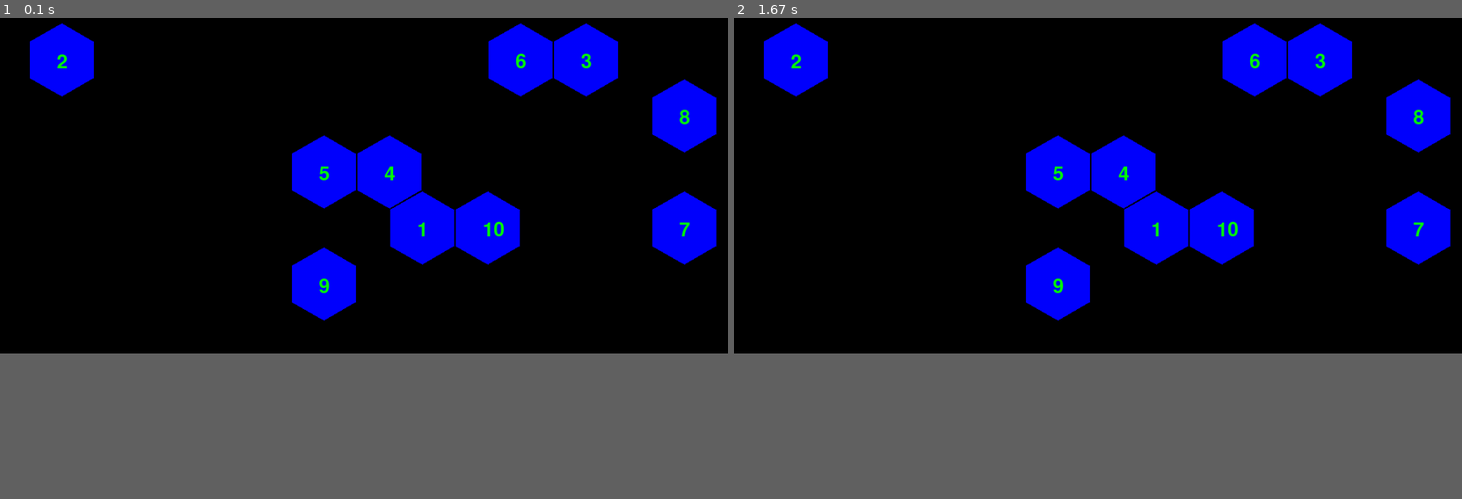
Above: before the commit, frames 1-2 (left to right).
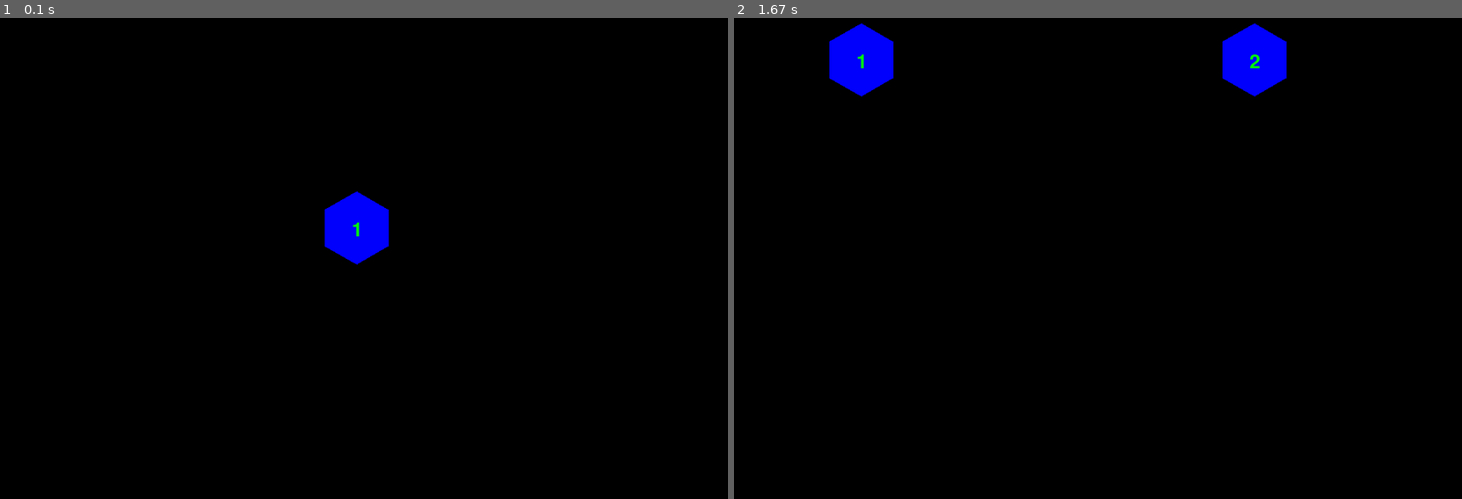
Above: after the commit, the same moments.

Repository: znavarra/Memory-Game
Game: pygame game, started from memory pygame.py
The game is run twice, just before and just after one commit, with the same random seed, the same clock (stepped at 60 frames per second) and the same inputs.
Inputs (mouse positions are in pixels of both pictures, inside the frame that each line leads up to):
- Up to frame 1 (0.1 s): no input
- Up to frame 2 (1.67 s): click (1098, 244) at 0.38 s
In our replay, the window is 900x450 before the commit and 900x630 after it. These sizes can differ from the game's own. Grey fills any space a smaller window leaves; there, only what the larger window draws over its background counts as a difference.

The runs differ from the first frame. In frame 1, 11% of the frame differs, in the area x 4-99%, y 1-64%; in frame 2, 10%.

Commit message:
implemented game over and restart screen

Diff:
--- a/memory pygame.py
+++ b/memory pygame.py
@@ -6,19 +6,21 @@
 pygame.init()
 
 width = 1000
-height = 500
+height = 700
 blue = (0, 0, 255)
 red = (255, 0, 0)
 green = (0, 255, 0)
+black = (0, 0 , 0)
 font = pygame.font.SysFont(None, 40)
-
-r = 50
+game_over_font = pygame.font.SysFont(None, 100)
+play_again_font = pygame.font.SysFont(None, 60)
+play_again_rect = Rect(300, 300, 300, 100)
 
 hexes = {}
+clicked = {}
 order = {}
-
-sample = random.sample(range(0,52), 10)
-
+sample = []
+r = 50
 count = 0
 for k in range(5):
 
@@ -39,21 +41,44 @@
         ]
 
         hexes[count] = array
+        clicked[count] = False
         count += 1
 
 screen = pygame.display.set_mode((width,height))
 
-for hex in list(hexes.keys()):
-    if hex in sample:
-        pygame.draw.polygon(screen, blue, hexes[hex])
+def generate_polygons(num):
 
-label = 1
-for samp in sample:
-    order[samp] = label
-    label_text = f"{label}"
-    label_img = font.render(label_text, True, green)
-    screen.blit(label_img, (hexes[samp][0][0] - 7, ((hexes[samp][1][1] + hexes[samp][2][1]) / 2) - 10))
-    label += 1
+    global sample, order, clicks
+
+    clicks = 0
+    order = {}
+    sample = []
+    sample = random.sample(range(0,52), num)
+
+    label = 1
+    for samp in sample:
+        pygame.draw.polygon(screen, blue, hexes[samp]) #producing tiles
+
+        order[samp] = label #producing tile numbers
+        label_text = f"{label}"
+        label_img = font.render(label_text, True, green)
+        screen.blit(label_img, (hexes[samp][0][0] - 7, ((hexes[samp][1][1] + hexes[samp][2][1]) / 2) - 10))
+        clicked[samp] = False
+        label += 1
+
+def play_again():
+    global game_over
+    screen.fill(black)
+    game_over_text = "Game Over"
+    game_over_img = game_over_font.render(game_over_text, True, red)
+    screen.blit(game_over_img, (300,150))
+
+    pygame.draw.rect(screen,red,play_again_rect)
+    play_again_text = "Play Again"
+    play_again_img = play_again_font.render(play_again_text, True, black)
+    screen.blit(play_again_img, (325,325))
+    game_over = True
+
 
 def is_point_in_polygon(point, polygon):
     x, y = point
@@ -66,8 +91,13 @@
         px, py = nx, ny
     return inside
 
+clicks = 0
+run = True
+number = 1
+game_over = False
 
-run = True
+generate_polygons(number)
+
 while run:
 
     for event in pygame.event.get():
@@ -82,22 +112,30 @@
 
             for hex in sample:
 
-                if is_point_in_polygon(pos, hexes[hex]) == True:
+                if is_point_in_polygon(pos, hexes[hex]) == True and clicked[hex] == False:
 
-                    print("inside")
+                    clicks += 1
+                    if clicks == order[hex]:
+                        pygame.draw.polygon(screen,black,hexes[hex])
+                        clicked[hex] = True
 
-                elif is_point_in_polygon(pos, hexes[hex]) == False:
+                    elif clicks != order[hex]:
+                        play_again()
 
-                    print("outside")
-                    # if colors[hex] == blue:
-                    #     color = red
-                    #     colors[hex] = color
-                    #     pygame.draw.polygon(screen, color, hexes[hex])
-                    # else:
-                    #     color = blue
-                    #     colors[hex] = color
-                    #     pygame.draw.polygon(screen, color, hexes[hex])
+                    if clicks == number:
+                        number += 1
+                        generate_polygons(number)
 
+        if event.type == pygame.MOUSEBUTTONDOWN and event.button == 1 and game_over is True:
+
+            pos = pygame.mouse.get_pos()
+
+            if play_again_rect.collidepoint(pos):
+
+                screen.fill(black)
+                number = 1
+                generate_polygons(number)
+                game_over = False
 
 
     pygame.display.update()
